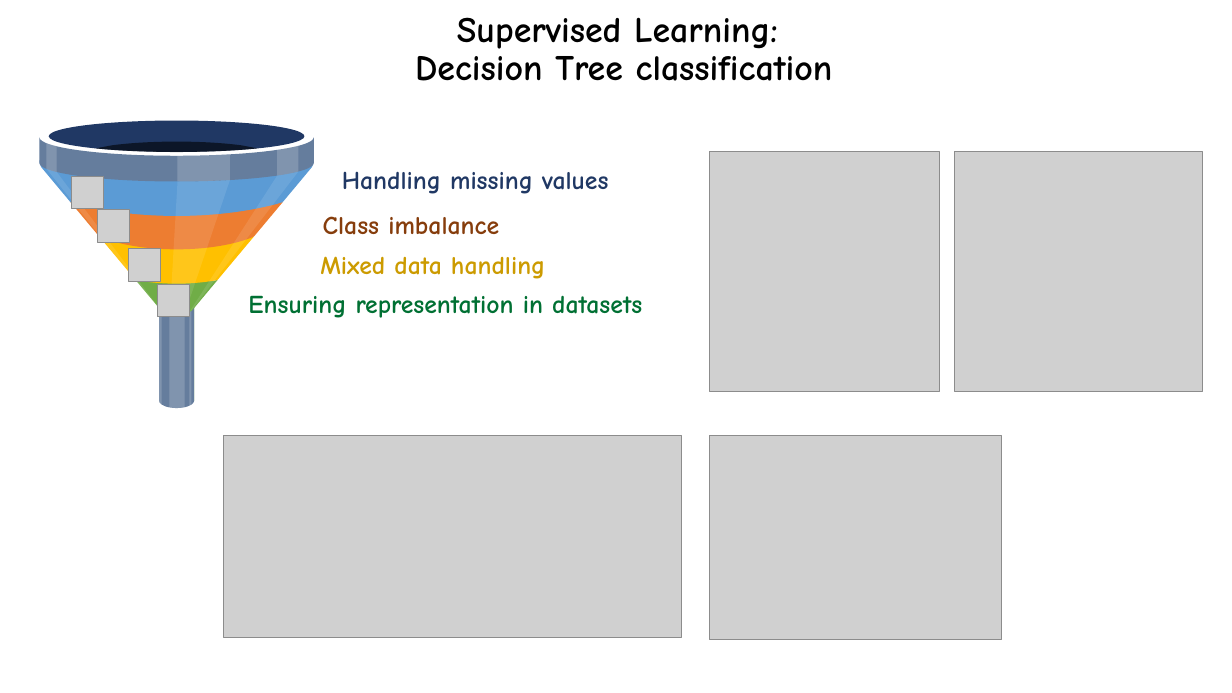
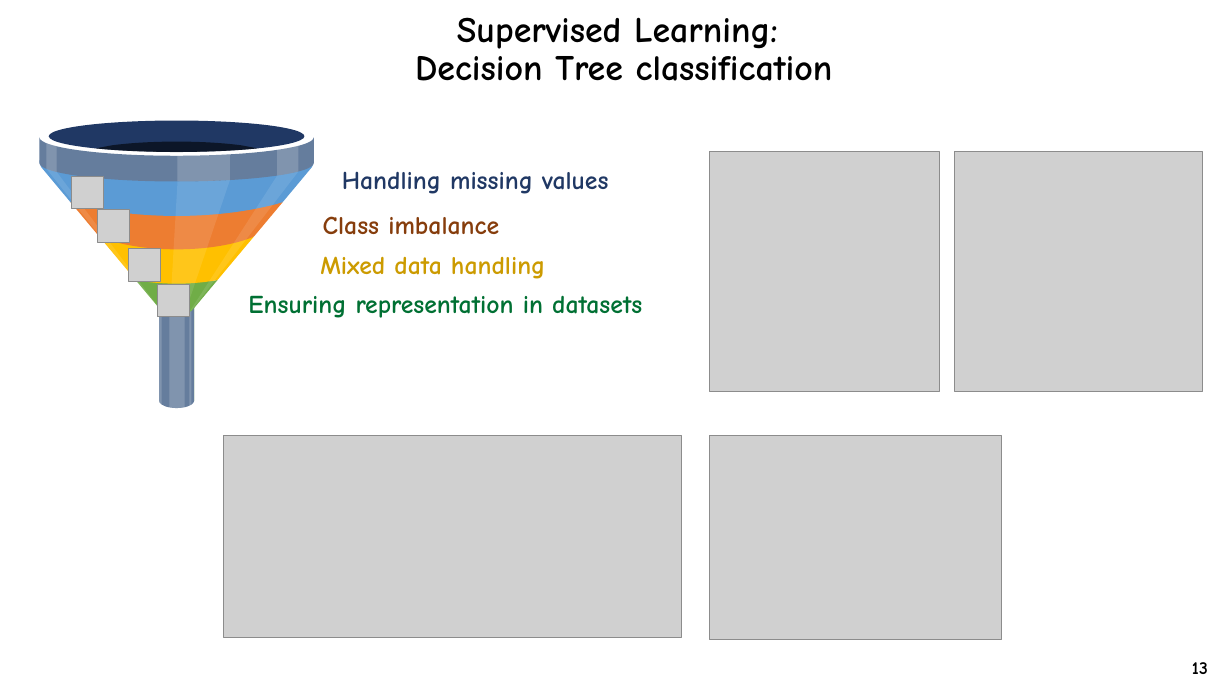
Before and after one commit to dinaomidvartehrani/Adult-Census-Income-Analysis, a slide deck: slide 6 of Presentation.pptx (slide 5 before the commit). Drawn at 1232x693 pixels with LibreOffice and Linux fonts; fonts in the diff are those of the drawing; grey boxes stand for pictures; background and template pictures are left out. Boxes give left, top, right and bottom in pixels: in the first picture for what was removed or moved away, otherwise in the second. Text is boxed around its words. In the diff, an @@ line names an element or a change of style, - is before the commit and + after.

Commit message:
updated

```diff
--- a/Presentation.pptx
+++ b/Presentation.pptx
@@ text added at (x1=1192, y1=662, x2=1208, y2=674), 14 pt, text #000000, bold @@
+13
```
Also in this commit, not shown: 3 other slides changed, 2 slides added.
